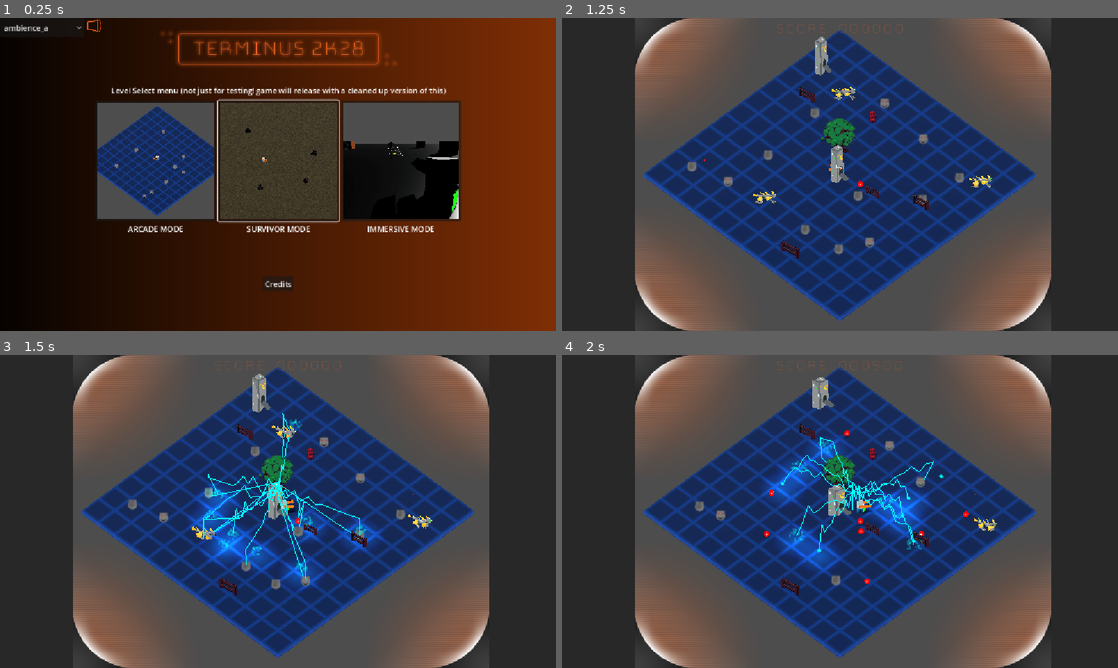
Above: before the commit, frames 1-4 (two rows, left to right).
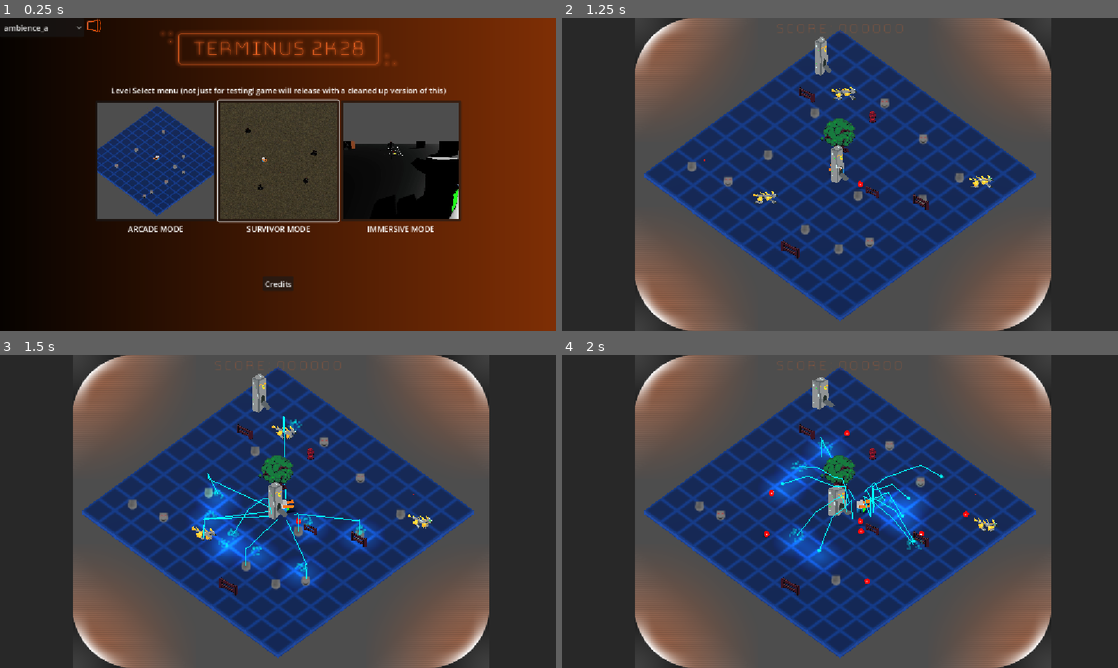
Above: after the commit, the same moments.

Repository: Gamkedo/terminus-2k28
Game: Godot game, scene res://level_menu.tscn
Same seed, same stepped clock (60 frames per second), same inputs: the game is played once before the commit and once after it.
Inputs (mouse positions are in pixels of both pictures, inside the frame that each line leads up to):
- Up to frame 1 (0.25 s): no input
- Up to frame 2 (1.25 s): click (717, 161) at 0.5 s
- Up to frame 3 (1.5 s): move the mouse to (400, 495) at 1.27 s; press the mouse at (400, 495) at 1.28 s; hold D (walk_right) from 1.28 s (still down)
- Up to frame 4 (2 s): keep holding D (walk_right)

Frames 1-2 are identical in both runs. In frame 3, 0.8% of the frame differs, in the area x 36-65%, y 18-72%; in frame 4, 0.8%.

Commit message:
progress: lightning starting from a ring around the player

Diff:
--- a/Scripts/gameplay/projectiles/lightning_bolt.gd
+++ b/Scripts/gameplay/projectiles/lightning_bolt.gd
@@ -6,12 +6,13 @@
 var intended_position: Vector3
 
 @export var lifetime_sec: float = 0.3
-@export var arc_segment_count: int = 10
-@export var arc_segment_vareity: int = 3
+@export var arc_segment_count: int = 1
+@export var arc_segment_vareity: int = 0
 @export var arc_height_min: float = 5.
 @export var arc_height_max: float = 7.
 @export_range(0., 1.) var arc_scatteredness: float = 0.75
 @export_range(0., 1.) var arc_volatility: float = 0.15
+@export var arc_source_radius: float = 2.5
 @export var default_enemy_capacity: float = 0.2
 
 @onready var arc_material: ORMMaterial3D = ORMMaterial3D.new()
@@ -55,7 +56,9 @@
 	global_position = intended_position
 	var arc_point_count: int = arc_segment_count + randi_range(-arc_segment_vareity, arc_segment_vareity) + 2
 	var arc_range: float = (arc_height_max - arc_height_min)
+	arc.push_back(lightning_source.global_position + (global_position - lightning_source.global_position).normalized() * arc_source_radius)
 	for i in arc_point_count:
+		if 0 == i: continue
 		var arc_positional_ratio: float = float(i) / float(arc_point_count)
 		var pos: Vector3 = ( # The segment position connects the source and base of the arc
 			lerp(lightning_source.global_position, global_position, arc_positional_ratio)
@@ -76,12 +79,13 @@
 		var victim: Node3D = enemies_in_range.keys().pick_random()
 		if 0. < enemies_in_range[victim]:
 			enemies_in_range[victim] -= delta
-			arc[-randi_range(0, min(arc.size(), 3))] = victim.global_position
+			arc[-randi_range(1, min(arc.size(), 4))] = victim.global_position
 		else:
 			if victim.has_method("die"): victim.die()
 			else: victim.queue_free()
 
 	# move lightning bolt around
+	arc[0] = lightning_source.global_position + (global_position - lightning_source.global_position).normalized() * arc_source_radius
 	for p in arc.size():
 		if p == 0 or p == arc.size() - 1: continue
 		arc[p] = lerp(
